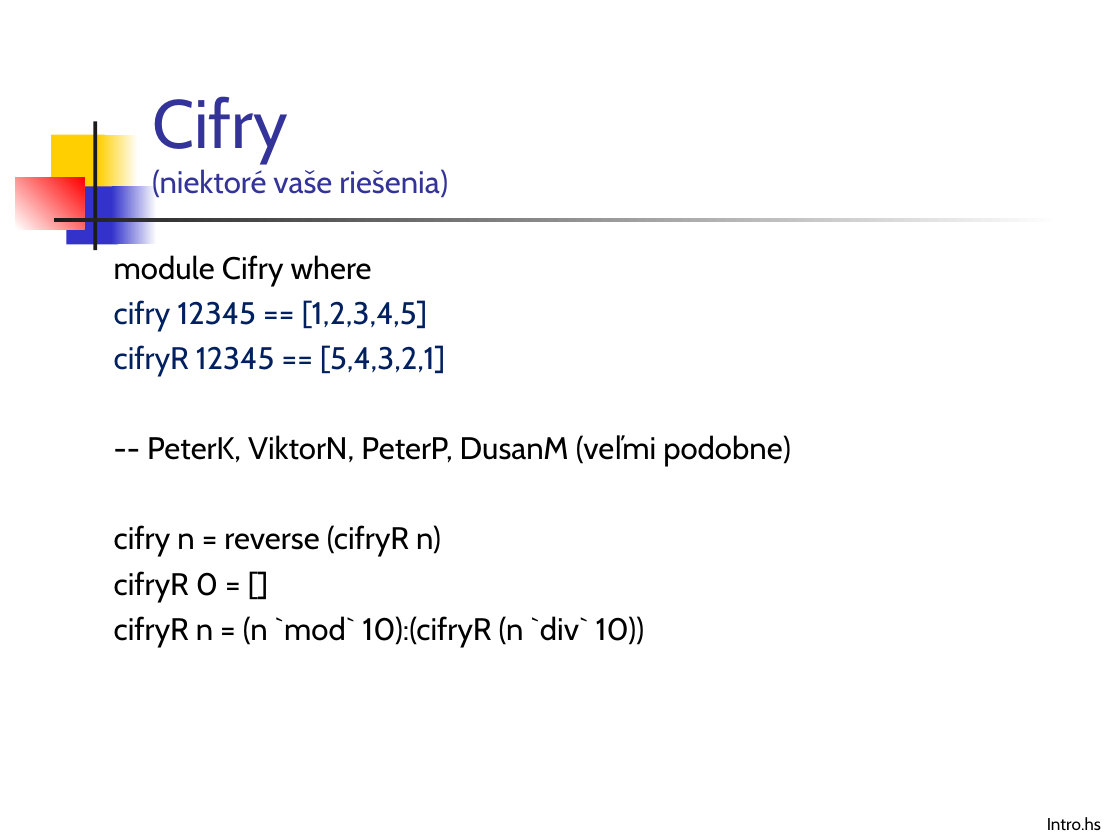
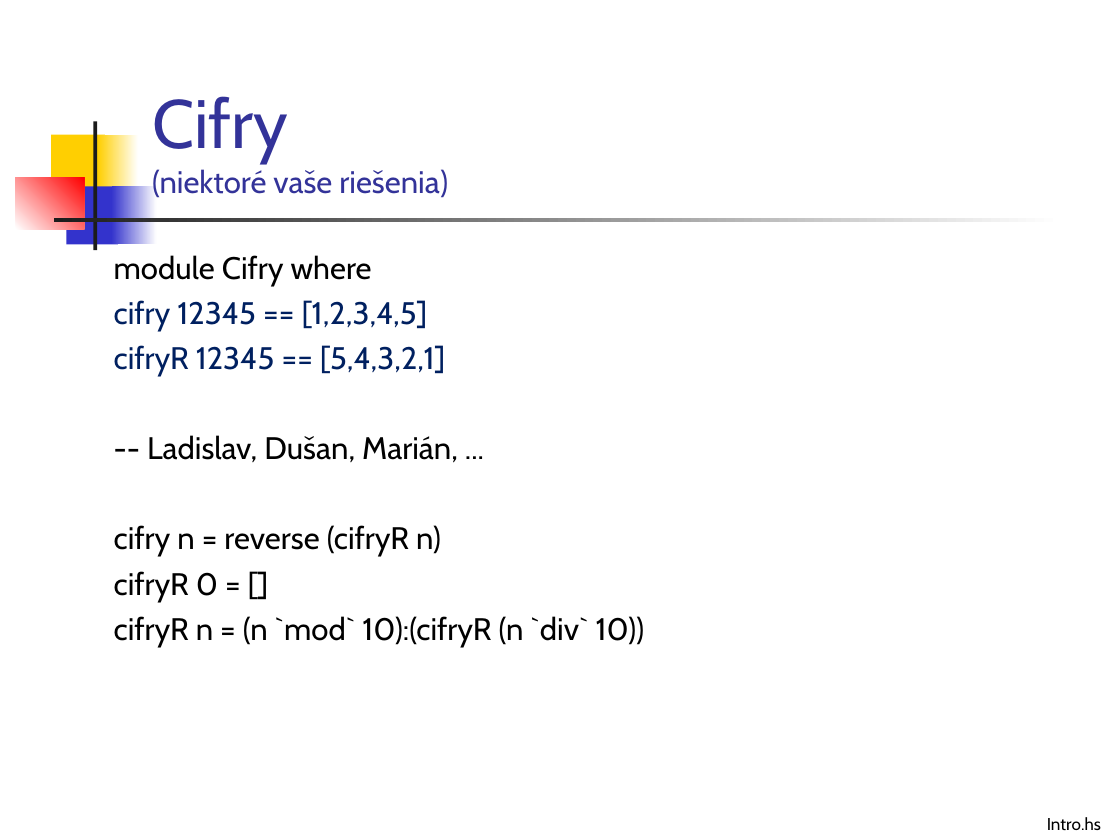
Before and after one commit to Funkcionalne/Prednasky, a slide deck: slide 10 of 03/03_fpro.ppt (slide 11 before the commit). Drawn at 1120x840 pixels with LibreOffice and Linux fonts; fonts in the diff are those of the drawing. Boxes give left, top, right and bottom in pixels: in the first picture for what was removed or moved away, otherwise in the second. Text is boxed around its words. In the diff, an @@ line names an element or a change of style, - is before the commit and + after.

```diff
--- a/03/03_fpro.ppt
+++ b/03/03_fpro.ppt
@@ text at <box>147,435,458,463</box>: text changed @@
--- PeterK, ViktorN, PeterP, DusanM (veľmi podobne)
+-- Ladislav, Dušan, Marián, ...
```
Also in this commit, not shown: 4 other slides changed, 1 slide removed, 12 other files.
